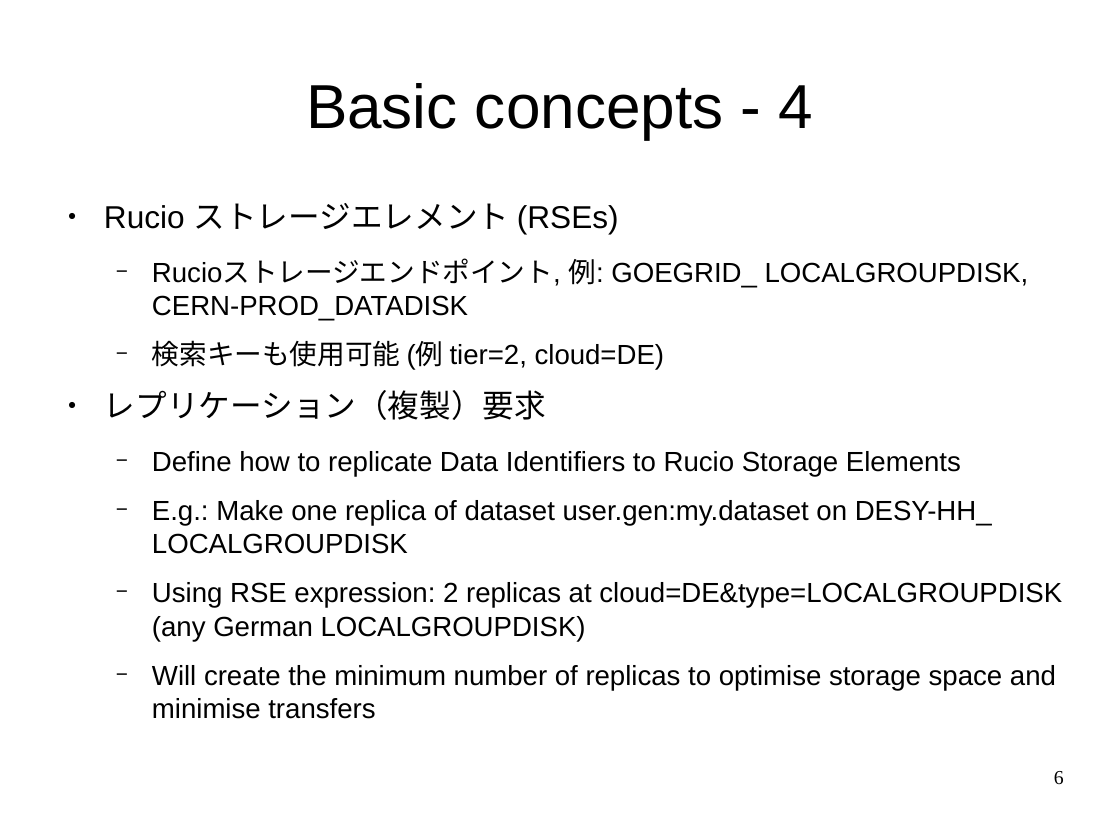
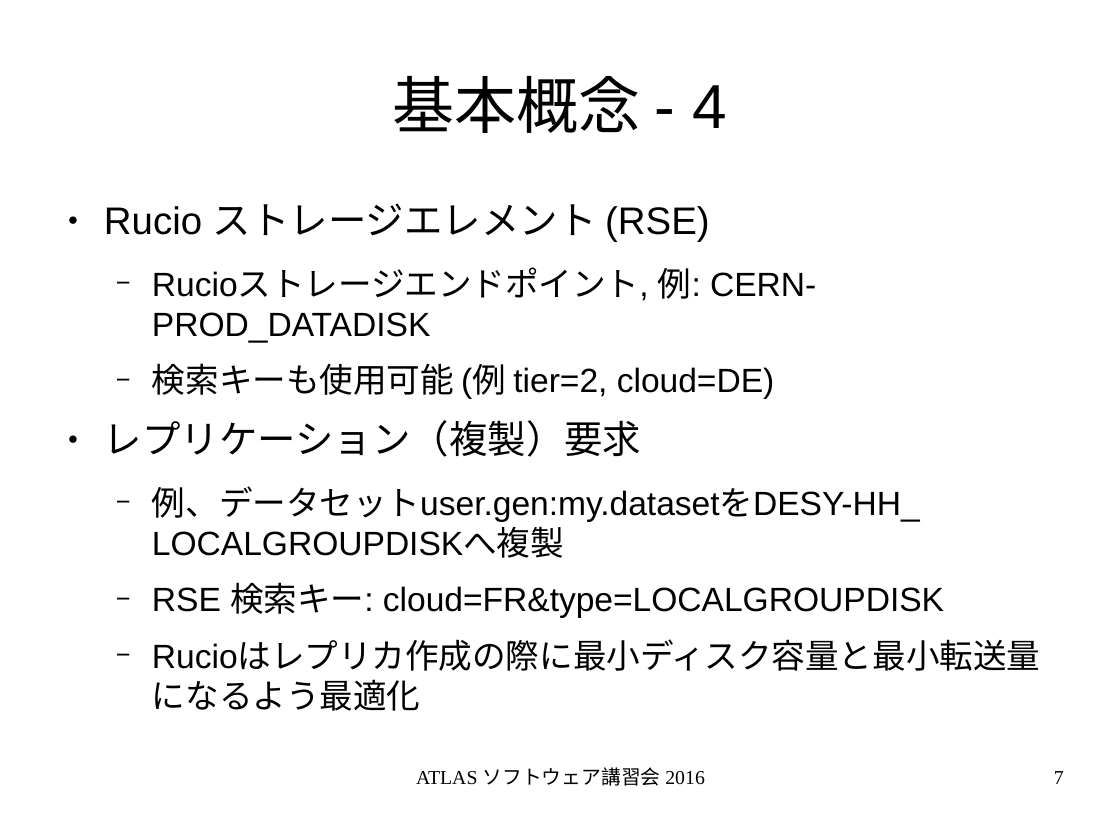
Before and after one commit to GenKawamura/2016-ATLAS-Japan-computing-tutorial, a slide deck: slide 7 of slides/odp/data_management.odp (slide 6 before the commit). Drawn at 1120x840 pixels with LibreOffice and Linux fonts; fonts in the diff are those of the drawing. Boxes give left, top, right and bottom in pixels: in the first picture for what was removed or moved away, otherwise in the second. Text is boxed around its words. In the diff, an @@ line names an element or a change of style, - is before the commit and + after.

```diff
--- a/slides/odp/data_management.odp
+++ b/slides/odp/data_management.odp
@@ title at <box>392,76,728,133</box>: text changed @@
-Basic concepts - 4
+基本概念 - 4
@@ text at <box>104,203,816,342</box>: text changed; size 19.6 to 23.8 pt @@
-● Rucio ストレージエレメント (RSEs)
-  − Rucioストレージエンドポイント, 例: GOEGRID_ LOCALGROUPDISK, CERN-PROD_DATADISK
+● Rucio ストレージエレメント (RSE)
+  − Rucioストレージエンドポイント, 例: CERN-PROD_DATADISK
@@ text at <box>104,363,775,457</box>: size 19.6 to 23.8 pt in "検索キーも使用可能 (例 tier=2, cloud=DE)"; size 22.4 to 27.2 pt in "レプリケーション（複製）要求" @@
@@ text at <box>152,486,944,617</box>: text changed; size 19.6 to 23.8 pt @@
-  − Define how to replicate Data Identifiers to Rucio Storage Elements
-  − E.g.: Make one replica of dataset user.gen:my.dataset on DESY-HH_ LOCALGROUPDISK
-  − Using RSE expression: 2 replicas at cloud=DE&type=LOCALGROUPDISK (any German LOCALGROUPDISK)
-  − Will create the minimum number of replicas to optimise storage space and minimise transfers
+  − 例、データセットuser.gen:my.datasetをDESY-HH_ LOCALGROUPDISKへ複製
+  − RSE 検索キー: cloud=FR&type=LOCALGROUPDISK
+  − Rucioはレプリカ作成の際に最小ディスク容量と最小転送量になるよう最適化
@@ text added at <box>416,767,705,786</box>, 14 pt, text #000000 @@
+ATLAS ソフトウェア講習会 2016
@@ page number at <box>1054,771,1064,784</box>: text changed @@
-6
+7
```
Also in this commit, not shown: 14 other slides changed, 3 slides added, 3 slides removed, 8 other files.
